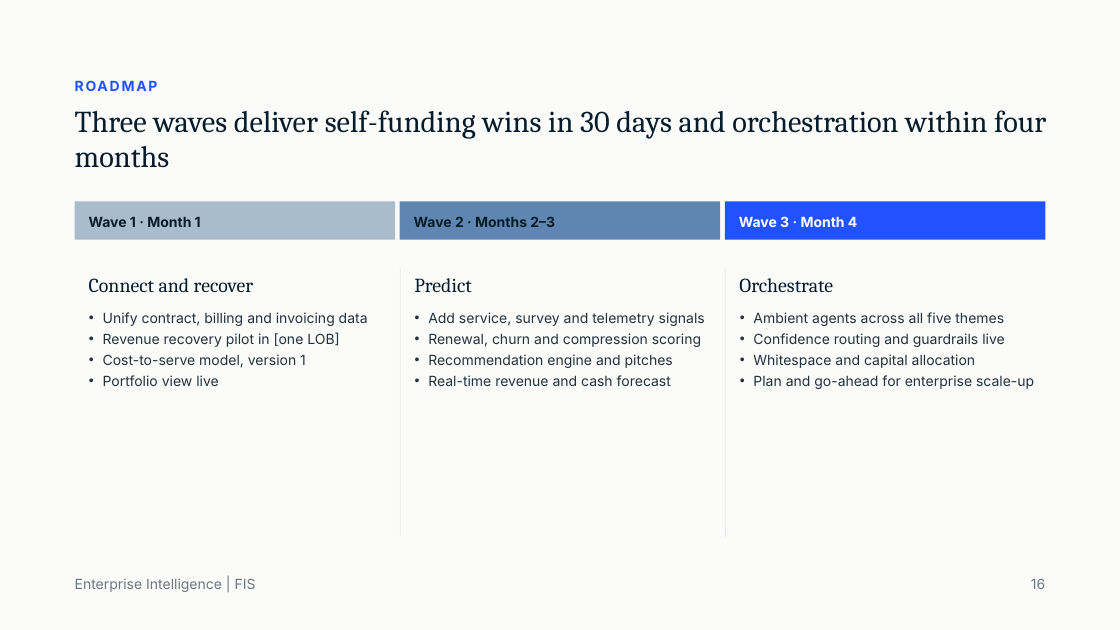
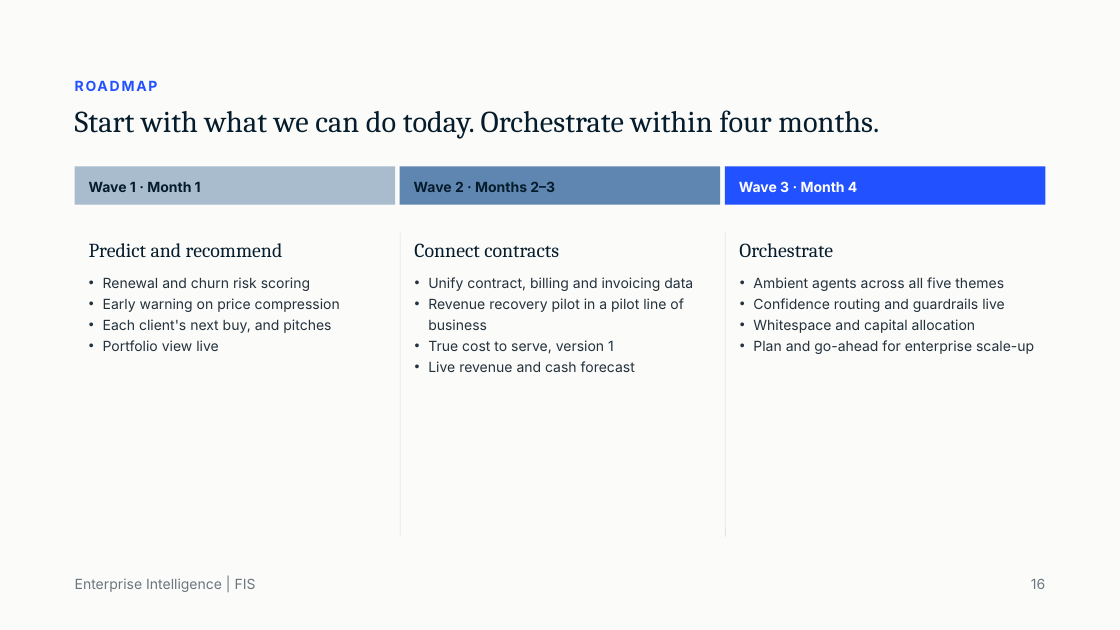
Before and after one commit to singhpawan/craigdeals, a slide deck: slide 17 of Enterprise Intelligence From Aggregated to Orchestrated.pptx (slide 16 before the commit). Drawn at 1120x630 pixels with LibreOffice and Linux fonts; fonts in the diff are those of the drawing. Boxes give left, top, right and bottom in pixels: in the first picture for what was removed or moved away, otherwise in the second. Text is boxed around its words. In the diff, an @@ line names an element or a change of style, - is before the commit and + after.

```diff
--- a/Enterprise Intelligence From Aggregated to Orchestrated.pptx
+++ b/Enterprise Intelligence From Aggregated to Orchestrated.pptx
@@ title at (x1=75, y1=110, x2=879, y2=139): text changed @@
-Three waves deliver self-funding wins in 30 days and orchestration within four months
+Start with what we can do today. Orchestrate within four months.
@@ line moved from (400, 268) - (400, 537) to (400, 233) - (400, 537) @@
@@ line moved from (725, 268) - (725, 537) to (725, 233) - (725, 537) @@
@@ text at (x1=89, y1=243, x2=283, y2=258): text changed @@
-Connect and recover
+Predict and recommend
@@ text at (x1=414, y1=243, x2=559, y2=258): text changed @@
-Predict
+Connect contracts
@@ 3 texts, 3 rectangles moved together from (x1=75, y1=202, x2=1045, y2=389) to (x1=75, y1=166, x2=1045, y2=354) @@
@@ text at (x1=103, y1=277, x2=340, y2=333): text changed @@
-• Unify contract, billing and invoicing data
-• Revenue recovery pilot in [one LOB]
-• Cost-to-serve model, version 1
+• Renewal and churn risk scoring
+• Early warning on price compression
+• Each client's next buy, and pitches
@@ text at (x1=428, y1=277, x2=693, y2=372): text changed @@
-• Add service, survey and telemetry signals
-• Renewal, churn and compression scoring
-• Recommendation engine and pitches
-• Real-time revenue and cash forecast
+• Unify contract, billing and invoicing data
+• Revenue recovery pilot in a pilot line of business
+• True cost to serve, version 1
+• Live revenue and cash forecast
```
Also in this commit, not shown: 12 other slides changed, 9 slides added, 3 slides removed, 2 other files.
